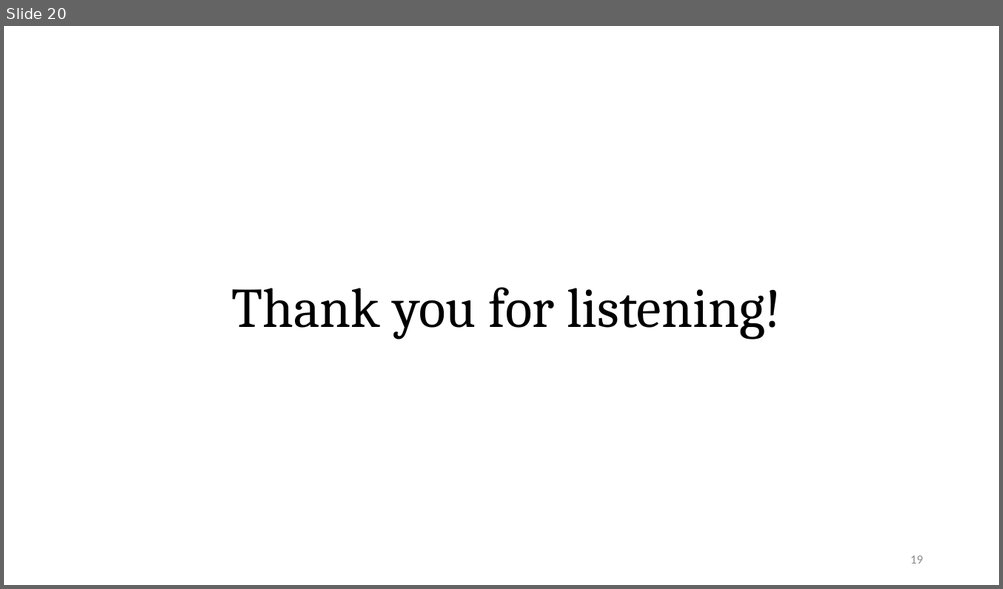
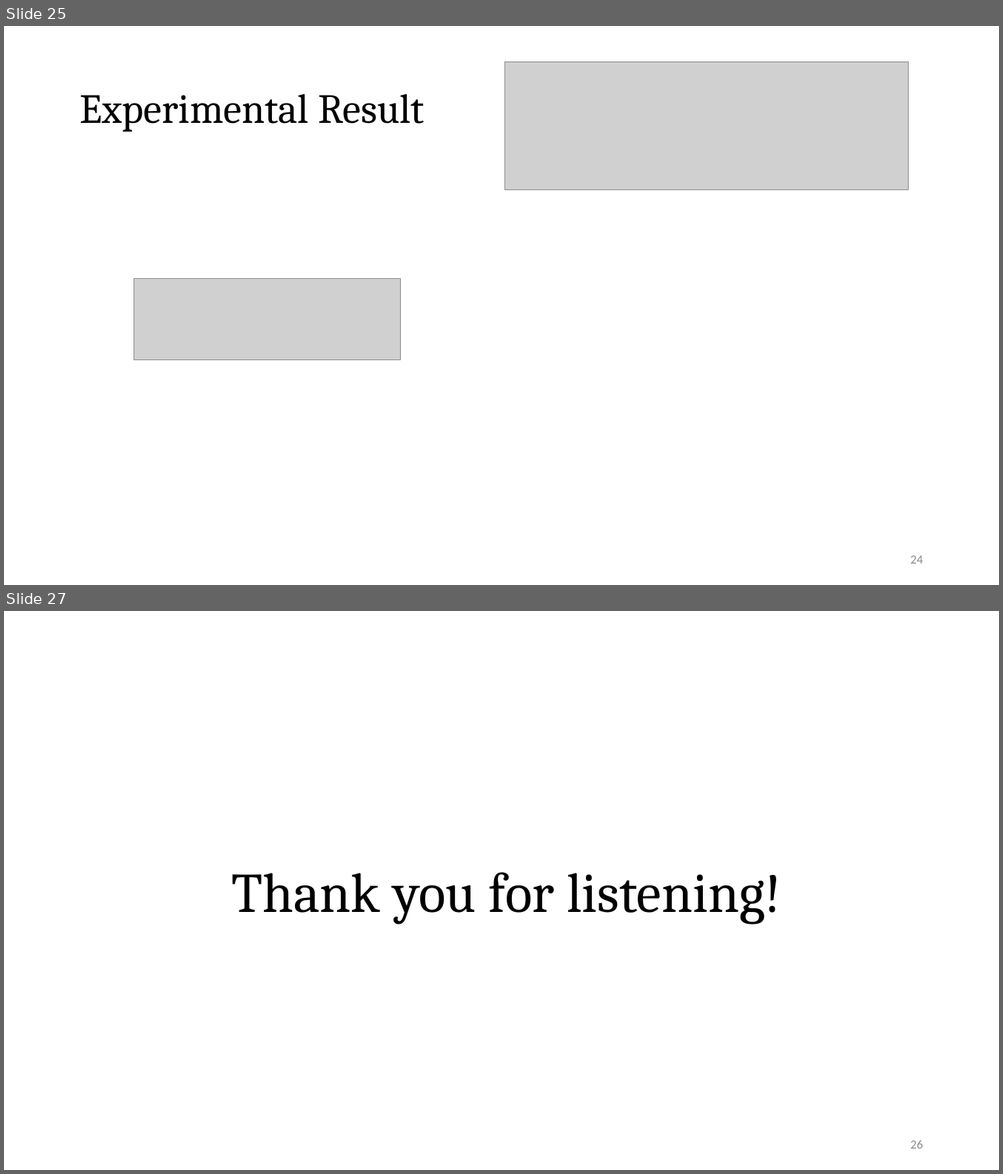
Before and after one commit to Pacific-Feng-Studuies/Studied-Papers, a slide deck: DAC2024/MOGA-CmpCNN/MOGA-CmpCNN A Multi-Objective Genetic Algorithm Intergrated with CmpCNN Model for CMP-Aware Metal Fill.pptx. Shown one above the other, each under a label of ours: slide 20 before the commit, slides 25 and 27 after it; the slides between them are not shown. The pictures are 1003x589 and 1003x1174 pixels, drawn with LibreOffice and Linux fonts; fonts in the diff are those of the drawing; grey boxes stand for pictures. Boxes give left, top, right and bottom in pixels: in the first picture for what was removed or moved away, otherwise in the second. Text is boxed around its words. In the diff, an @@ line names an element or a change of style, - is before the commit and + after.

```diff
--- a/DAC2024/MOGA-CmpCNN/MOGA-CmpCNN A Multi-Objective Genetic Algorithm Intergrated with CmpCNN Model for CMP-Aware Metal Fill.pptx
+++ b/DAC2024/MOGA-CmpCNN/MOGA-CmpCNN A Multi-Objective Genetic Algorithm Intergrated with CmpCNN Model for CMP-Aware Metal Fill.pptx
@@ slide 25 added at [4, 26, 999, 585], background #FFFFFF @@
@@ picture added at [505, 62, 908, 190] @@
@@ title added at [79, 94, 424, 132], 40 pt, text #000000 @@
+Experimental Result
@@ picture added at [134, 279, 401, 360] @@
@@ page number added at [910, 556, 922, 564], 12 pt, text #8C8C8C @@
+24
@@ what was slide 20 is now slide 27 @@
@@ page number at [910, 1141, 922, 1149]: text changed @@
-19
+26
```
Also in this commit, not shown: 7 other slides added, 1 slide removed.
